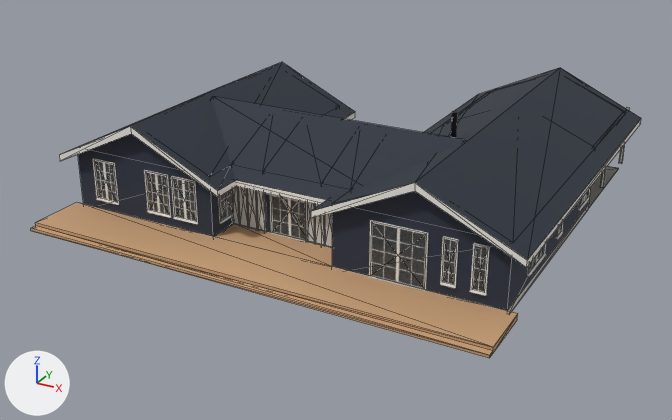
The glTF model i0k9g95har/teder187_c1_p1_m1.glb, before and after one commit.
Camera for both pictures: a camera (50 mm lens) standing at (19.2, -25.3, 17.4) and looking at (-0.2, 10.0, -0.2). Every picture has the same lights, and +X, +Y and +Z are marked at lower left. The older version comes first. Mesh edges are drawn as thin lines on the coarser meshes. Vertices at exactly the same position are counted once.

Objects in the first picture: 'deck', 'fascia', 'frame', 'glass', 'panel', 'plinth', 'roof', 'wall' and 2 more.
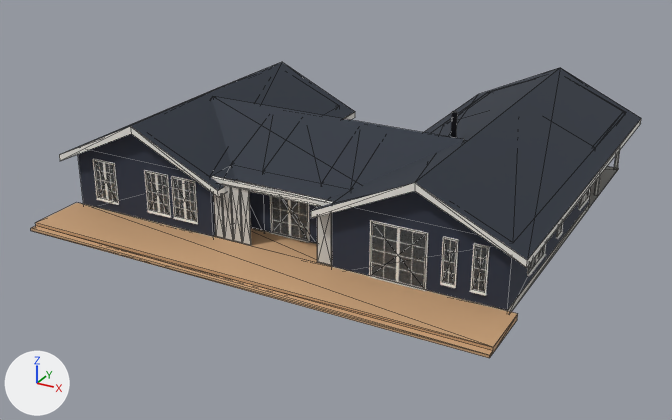
Boxes [x1, y1, x2, y2] around the edits, measured in the pictures (672 x 420 px; the box of a moved part takes in the faces that stretch with it):
'fascia', reshaped
    before: [59, 108, 641, 268]
    after: [59, 112, 641, 268]
'panel', reshaped
    before: [232, 187, 332, 248]
    after: [213, 186, 332, 266]
part 1 of me_fascia, added
    after: [211, 176, 332, 207]
part 2 of me_fascia, moved or reshaped
    before: [600, 168, 606, 187]
    after: [594, 175, 601, 195]
part 3 of me_fascia, moved or reshaped
    before: [619, 108, 630, 163]
    after: [614, 151, 620, 169]
part 4 of me_panel, added
    after: [240, 189, 251, 245]
part 5 of me_panel, added
    after: [231, 187, 242, 243]
part 6 of me_panel, added
    after: [222, 186, 233, 241]
part 7 of me_panel, added
    after: [213, 194, 224, 239]
part 8 of me_panel, added
    after: [317, 206, 332, 266]
part 9 of me_panel, deleted
    before: [256, 191, 267, 232]
part 10 of me_panel, deleted (mostly hidden)
    before: [325, 213, 332, 248]
part 11 of me_panel, deleted
    before: [247, 189, 258, 230]
part 12 of me_panel, deleted
    before: [315, 204, 325, 246]
part 13 of me_panel, deleted
    before: [238, 187, 249, 228]
part 14 of me_panel, deleted
    before: [305, 202, 315, 244]
part 15 of me_panel, deleted (mostly hidden)
    before: [232, 187, 240, 226]

The change, as a diff of the scene's bpy script:
```diff
--- a/i0k9g95har/teder187_c1_p1_m1.glb.py
+++ b/i0k9g95har/teder187_c1_p1_m1.glb.py
@@ me_fascia @@
 # used by ob_fascia; location = (0.0, 0.0, 0.0)
 # verts and faces of me_fascia; kept vertices keep their numbers, new ones are numbered from 88
 # before: 36 (10.2, 18.1, 0.0) at pixel (603, 188), 37 (10.2, 18.3, 0.0) at pixel (603, 187), 38 (10.2, 18.1, 3.0) at pixel (610, 130), 39 (10.2, 18.3, 3.0) at pixel (611, 129), 40 (10.1, 18.1, 0.0) at pixel (600, 187)
 # before: 41 (10.1, 18.3, 0.0) at pixel (600, 186), 42 (10.1, 18.1, 3.0), 43 (10.1, 18.3, 3.0)
 # before: 44 (10.2, 22.0, 0.0) at pixel (621, 163), 45 (10.2, 22.2, 0.0) at pixel (622, 162), 46 (10.2, 22.0, 3.0) at pixel (629, 108), 47 (10.2, 22.2, 3.0) at pixel (629, 107), 48 (10.1, 22.0, 0.0) at pixel (618, 163)
 # before: 49 (10.1, 22.2, 0.0) at pixel (619, 162), 50 (10.1, 22.0, 3.0) at pixel (626, 108), 51 (10.1, 22.2, 3.0) at pixel (626, 107)
-me_fascia.from_pydata(...)  # 88 vertices, 120 faces; spans x -11.0..11.0, y 3.5..22.2, z 0.0..4.8
+me_fascia.from_pydata(...)  # 96 vertices, 132 faces; spans x -11.0..11.0, y 3.5..21.6, z 0.0..4.8
+# me_fascia part 1: a new loose piece, a box spanning x -2.9..2.92, y 3.92..4.08, z 2.79..3.03, in mat_fascia (white #f2f0ea)
+# me_fascia part 2
+for i in [*range(36, 44)]: verts[i] += (0.0, -1.1, 0.0)
+# me_fascia part 3
+for i in [*range(44, 52)]: verts[i] += (0.0, -1.1, 0.0)
+# other edits to the shape of me_fascia do not show in these pictures
 me_fascia.materials.append(mat_fascia)
@@ me_panel @@
 # used by ob_panel; location = (0.0, 0.0, 0.0)
-me_panel.from_pydata(...)  # 64 vertices, 96 faces; spans x -3.03..2.64, y 5.41..5.47, z 0.27..2.7
+me_panel.from_pydata(...)  # 40 vertices, 60 faces; spans x -2.83..2.85, y 3.98..4.02, z 0.27..2.79
+# me_panel part 4: a new loose piece, a box spanning x -1.445..-1.025, y 3.98..4.02, z 0.27..2.79, in mat_panel (light grey #cfcfcb)
+# me_panel part 5: a new loose piece, a box spanning x -1.905..-1.485, y 3.98..4.02, z 0.27..2.79, in mat_panel (light grey #cfcfcb)
+# me_panel part 6: a new loose piece, a box spanning x -2.365..-1.945, y 3.98..4.02, z 0.27..2.79, in mat_panel (light grey #cfcfcb)
+# me_panel part 7: a new loose piece, a box spanning x -2.825..-2.405, y 3.98..4.02, z 0.27..2.79, in mat_panel (light grey #cfcfcb)
+# me_panel part 8: a new loose piece, a box spanning x 2.205..2.845, y 3.98..4.02, z 0.27..2.79, in mat_panel (light grey #cfcfcb)
+# me_panel part 9: the loose piece of 8 vertices spanning x -1.62..-1.18, y 5.41..5.47, z 0.27..2.7 is deleted
+# me_panel part 10: the loose piece of 8 vertices spanning x 1.75..2.17, y 5.41..5.47, z 0.27..2.7 is deleted
+# me_panel part 11: the loose piece of 8 vertices spanning x -2.09..-1.65, y 5.41..5.47, z 0.27..2.7 is deleted
+# me_panel part 12: the loose piece of 8 vertices spanning x 1.27..1.71, y 5.41..5.47, z 0.27..2.7 is deleted
+# me_panel part 13: the loose piece of 8 vertices spanning x -2.56..-2.12, y 5.41..5.47, z 0.27..2.7 is deleted
+# me_panel part 14: the loose piece of 8 vertices spanning x 0.81..1.24, y 5.41..5.47, z 0.27..2.7 is deleted
+# me_panel part 15: the loose piece of 8 vertices spanning x -3.03..-2.6, y 5.41..5.47, z 0.27..2.7 is deleted
+# other edits to the shape of me_panel do not show in these pictures
 me_panel.materials.append(mat_panel)
```
